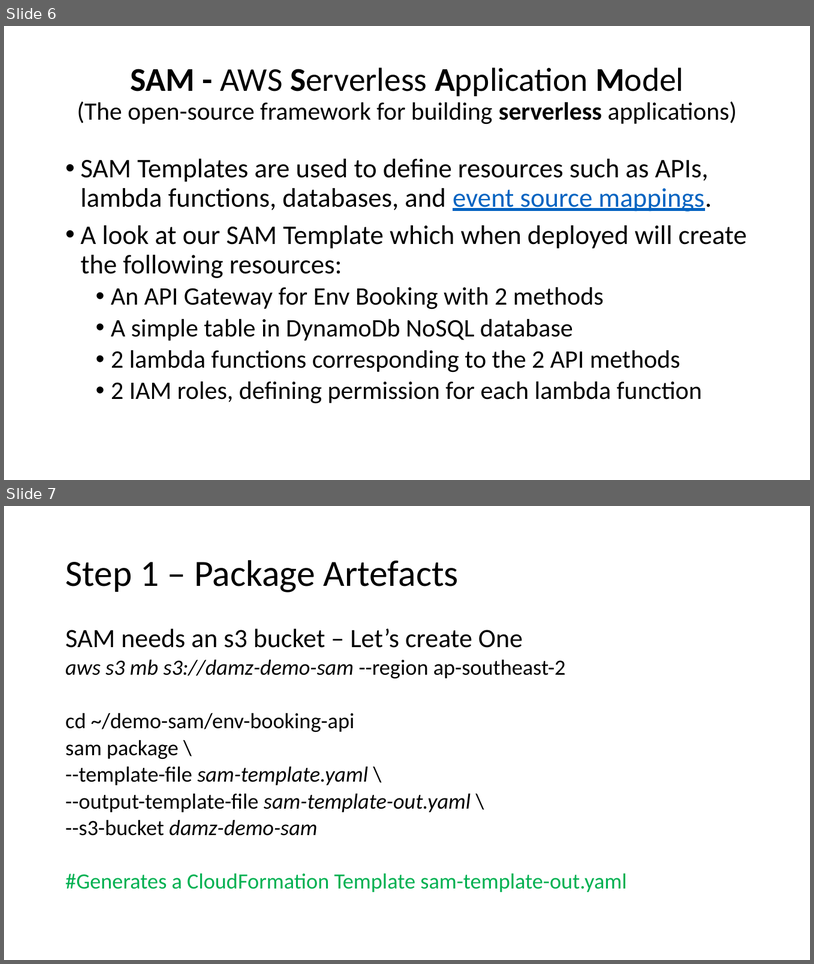
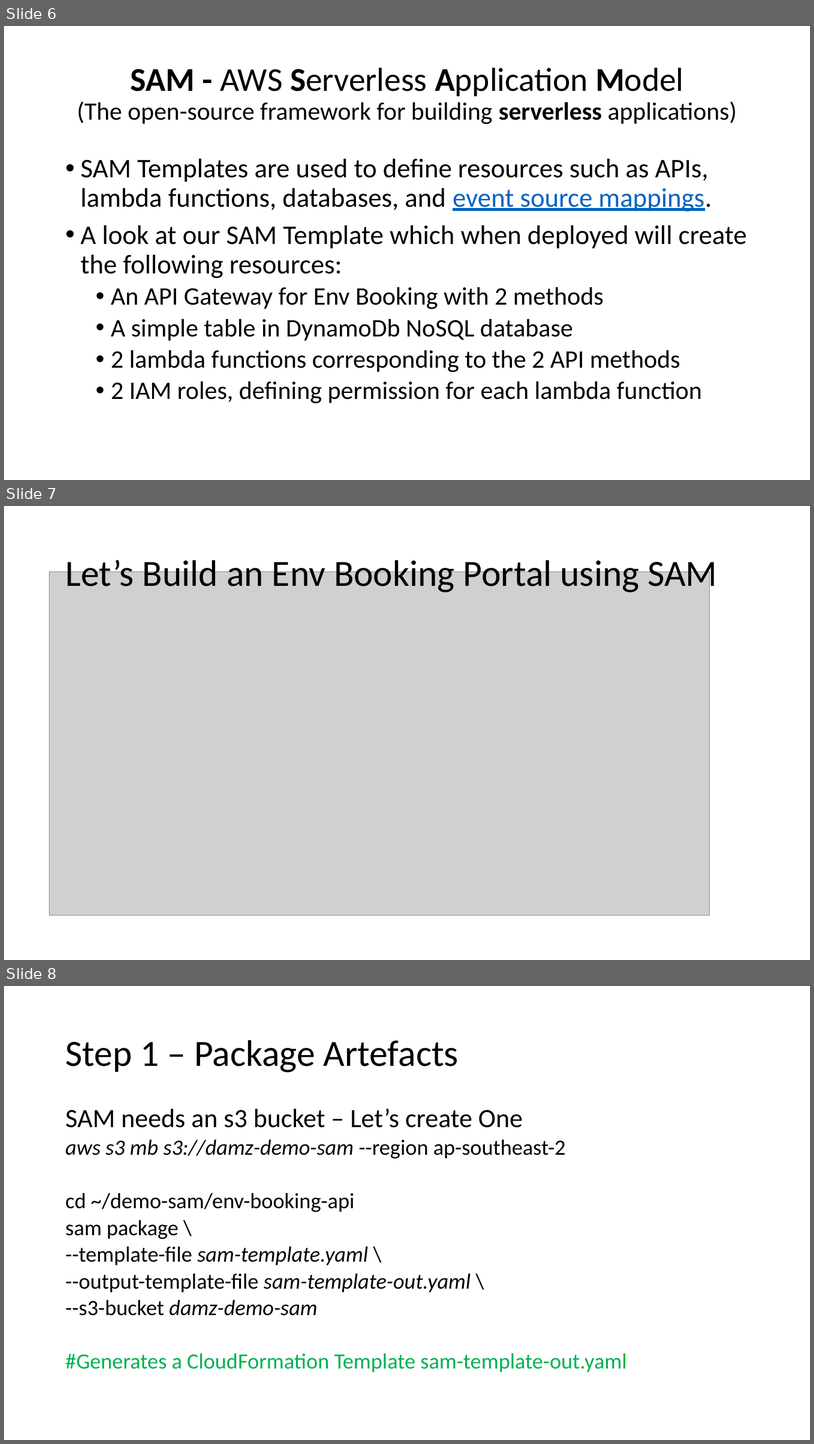
Before and after one commit to dshanke/aws-sam, a slide deck: env-booking-api/docs/AWS-SWAGGER-SAM-API-Gateway.pptx. Shown one above the other, each under a label of ours: slides 6 and 7 before the commit, slides 6, 7 and 8 after it. The pictures are 814x964 and 814x1444 pixels, drawn with LibreOffice and Linux fonts; fonts in the diff are those of the drawing; grey boxes stand for pictures. Boxes give left, top, right and bottom in pixels: in the first picture for what was removed or moved away, otherwise in the second. Text is boxed around its words. In the diff, an @@ line names an element or a change of style, - is before the commit and + after.

```diff
--- a/env-booking-api/docs/AWS-SWAGGER-SAM-API-Gateway.pptx
+++ b/env-booking-api/docs/AWS-SWAGGER-SAM-API-Gateway.pptx
@@ slide 7 added at [4, 506, 810, 960], background #FFFFFF @@
@@ title added at [65, 555, 717, 595], 44 pt, text #000000 @@
+Let’s Build an Env Booking Portal using SAM
@@ picture added at [50, 571, 710, 915] @@
@@ what was slide 7 is now slide 8 @@
```
Also in this commit, not shown: 11 other files.
